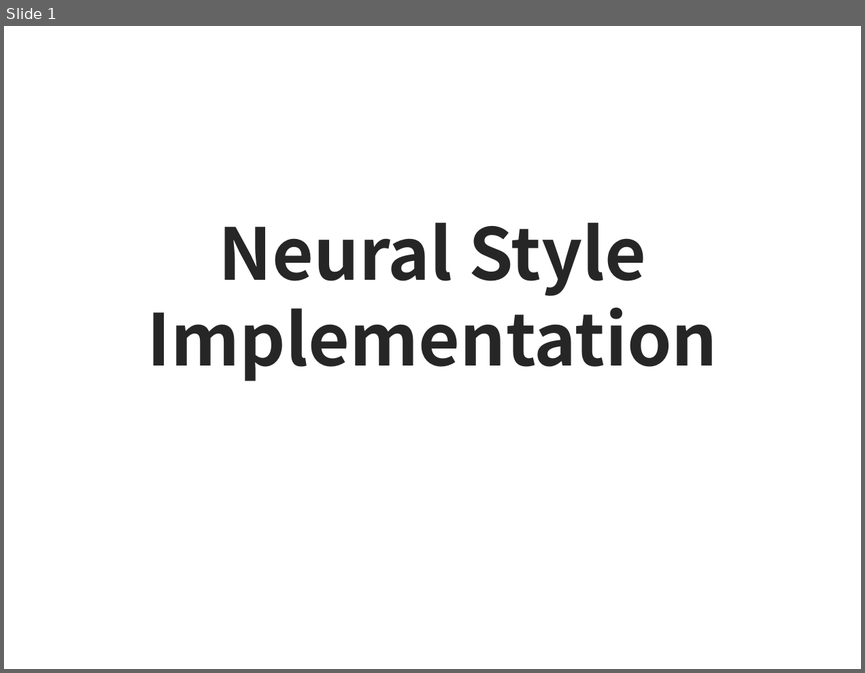
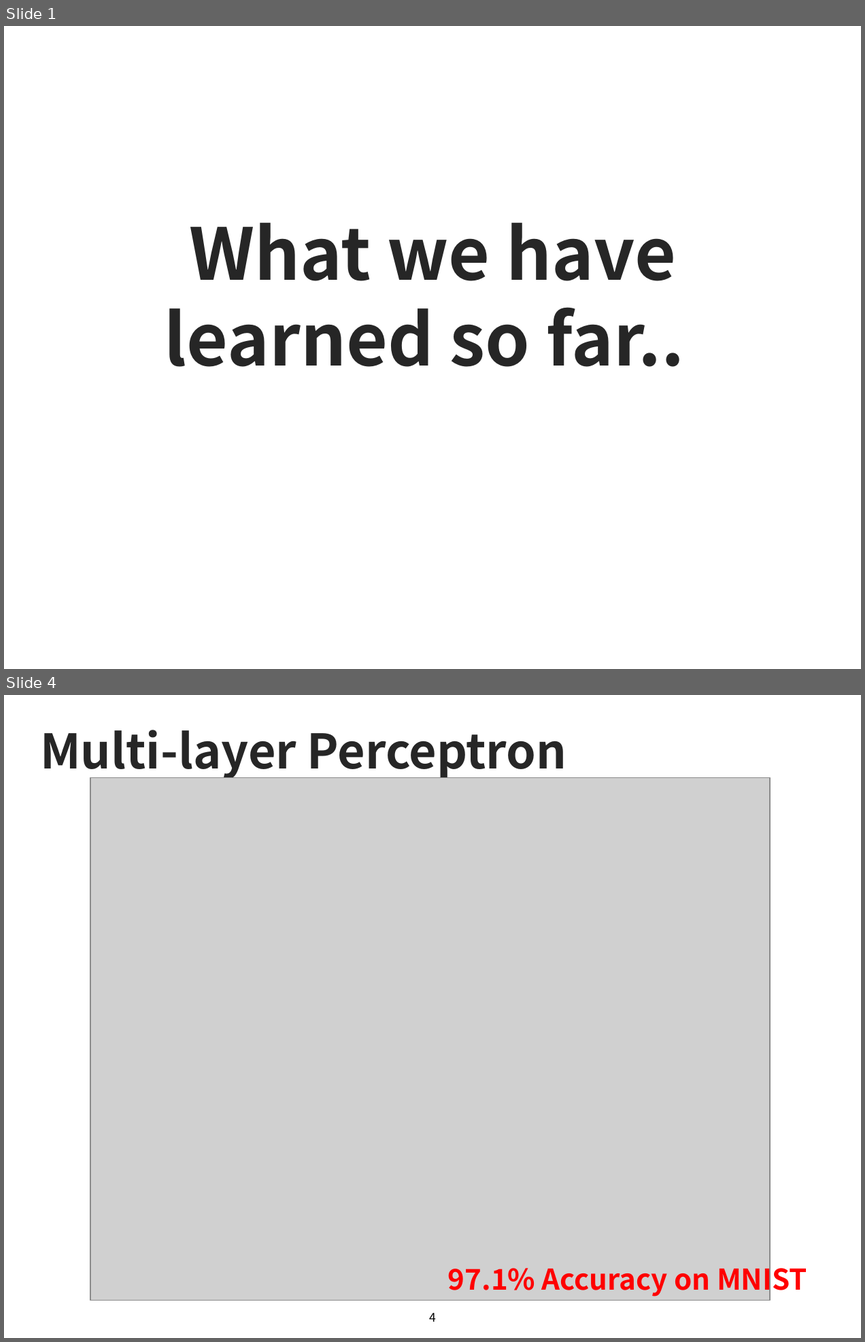
Before and after one commit to sjchoi86/Deep-Learning-101, a slide deck: lecture_notes/Week6-2e What we have learned.pptx. Shown one above the other, each under a label of ours: slide 1 before the commit, slides 1 and 4 after it; the slides between them are not shown. The pictures are 865x673 and 865x1342 pixels, drawn with LibreOffice and Linux fonts; fonts in the diff are those of the drawing; grey boxes stand for pictures. Boxes give left, top, right and bottom in pixels: in the first picture for what was removed or moved away, otherwise in the second. Text is boxed around its words. In the diff, an @@ line names an element or a change of style, - is before the commit and + after.

```diff
--- a/lecture_notes/Week6-2e What we have learned.pptx
+++ b/lecture_notes/Week6-2e What we have learned.pptx
@@ slide 4 added at [4,695,861,1338], background #FFFFFF @@
@@ title added at [40,730,566,780], 40 pt, text #262626, bold @@
+Multi-layer Perceptron
@@ picture added at [90,778,770,1300] @@
@@ text added at [448,1260,807,1296], 24 pt, text #FF0000, bold @@
+97.1% Accuracy on MNIST
@@ page number added at [429,1312,436,1321], 10 pt, text #000000 @@
+4
@@ slide 1 changed as well @@
@@ text at [164,223,684,367]: text changed @@
-Neural Style Implementation
+What we have learned so far..
```
Also in this commit, not shown: 6 other slides added, 7 slides removed, 2 other files.
